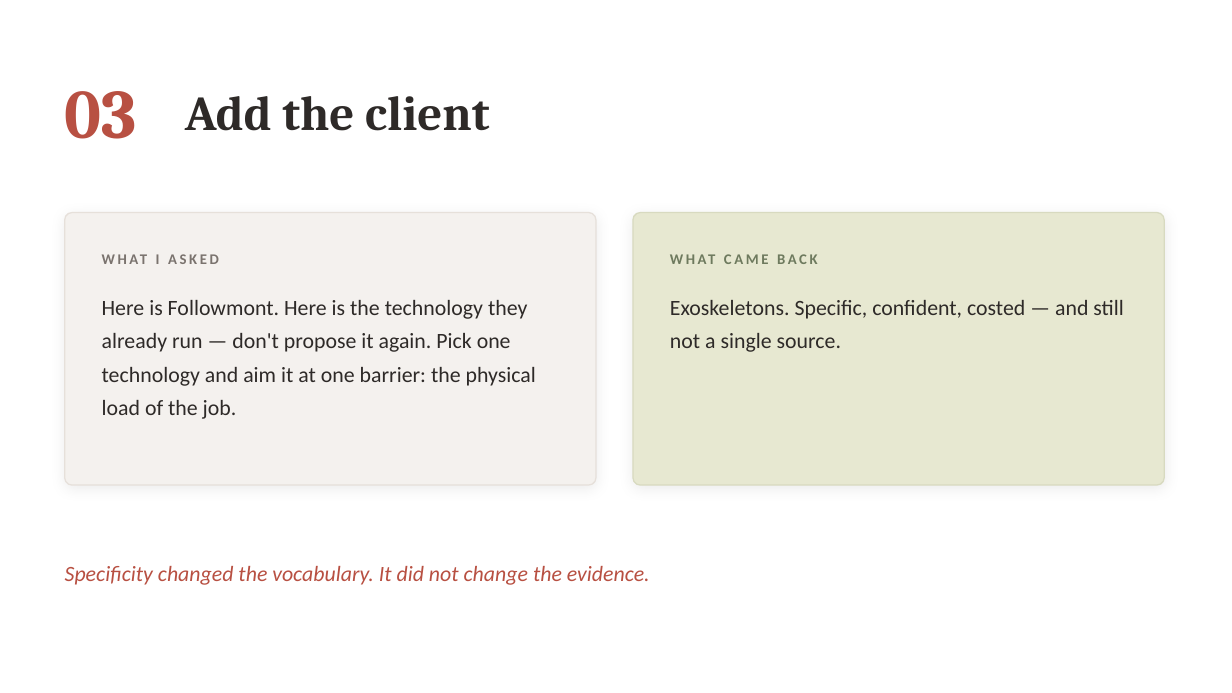
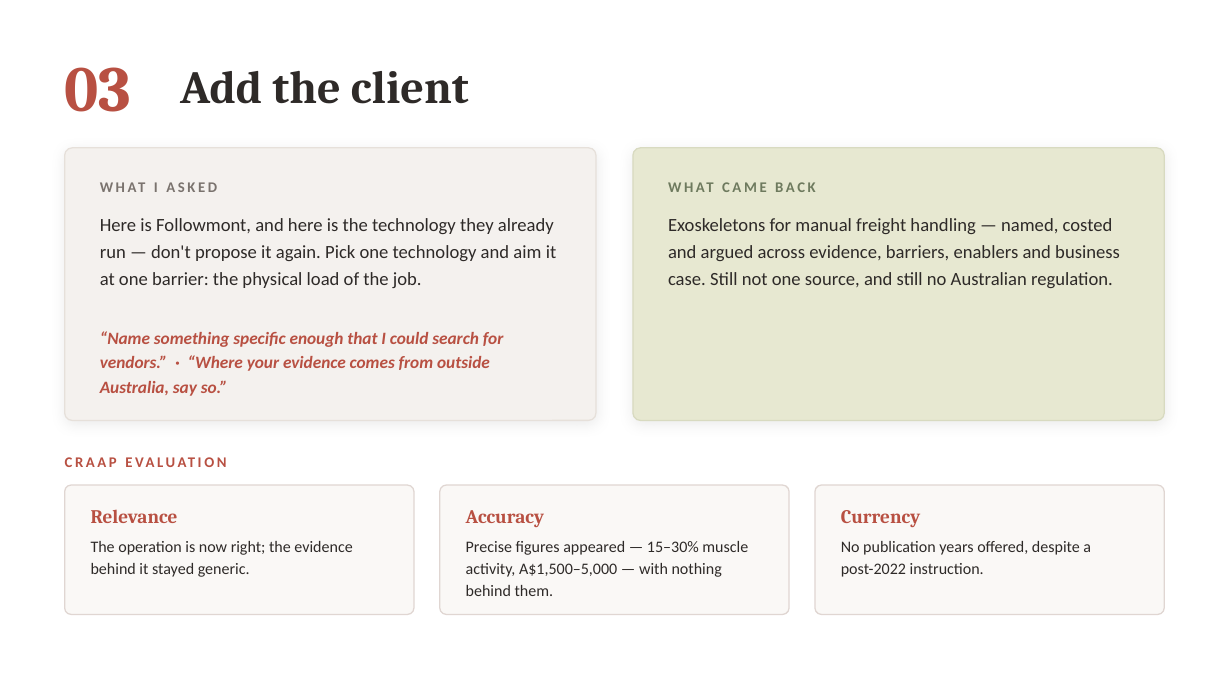
Before and after one commit to danielfrancogomez-wq/My-computer-claude-code, a slide deck: slide 7 of Followmont-Prompt-Chain.pptx (slide 6 before the commit). Drawn at 1232x693 pixels with LibreOffice and Linux fonts; fonts in the diff are those of the drawing. Boxes give left, top, right and bottom in pixels: in the first picture for what was removed or moved away, otherwise in the second. Text is boxed around its words. In the diff, an @@ line names an element or a change of style, - is before the commit and + after.

```diff
--- a/Followmont-Prompt-Chain.pptx
+++ b/Followmont-Prompt-Chain.pptx
@@ text "03": place and size @@
-text "03" at <box>65,91,137,139</box>
+text "03" at <box>65,67,132,112</box>
@@ text "03" at <box>65,67,132,112</box>: size 54 to 50 pt @@
@@ text "Add the client": place and size @@
-text "Add the client" at <box>185,96,489,131</box>
+text "Add the client" at <box>180,71,469,104</box>
@@ text "Add the client" at <box>180,71,469,104</box>: size 38 to 36 pt @@
@@ rounded rectangle: place and size @@
-rounded rectangle at <box>65,213,596,485</box>
+rounded rectangle at <box>65,148,596,421</box>
@@ rounded rectangle: place and size @@
-rounded rectangle at <box>633,213,1165,485</box>
+rounded rectangle at <box>633,148,1165,421</box>
@@ text "WHAT I ASKED": place and size @@
-text "WHAT I ASKED" at <box>156,254,160,264</box>
+text "WHAT I ASKED" at <box>154,182,158,192</box>
@@ text "WHAT CAME BACK": place and size @@
-text "WHAT CAME BACK" at <box>670,245,1128,273</box>
+text "WHAT CAME BACK" at <box>668,174,1129,200</box>
@@ text at <box>100,218,557,288</box>: text changed; size 17 to 14.5 pt @@
-Here is Followmont. Here is the technology they already run — don't propose it again. Pick one technology and aim it at one barrier: the physical load of the job.
+Here is Followmont, and here is the technology they already run — don't propose it again. Pick one technology and aim it at one barrier: the physical load of the job.
@@ text at <box>668,218,1120,288</box>: text changed; size 17 to 14.5 pt @@
-Exoskeletons. Specific, confident, costed — and still not a single source.
+Exoskeletons for manual freight handling — named, costed and argued across evidence, barriers, enablers and business case. Still not one source, and still no Australian regulation.
@@ text added at <box>100,331,504,396</box>, 13.5 pt, text #B85042, bold, italic @@
+“Name something specific enough that I could search for vendors.” · “Where your evidence comes from outside Australia, say so.”
@@ text added at <box>65,448,619,476</box>, 11.5 pt, text #B85042, bold @@
+CRAAP EVALUATION
@@ rounded rectangle added at <box>65,485,414,615</box>, fill #FAF8F6, outline #E0D6D2 1 pt @@
@@ text added at <box>91,509,178,523</box>, 15 pt, text #B85042, bold @@
+Relevance
@@ rounded rectangle added at <box>440,485,789,615</box>, fill #FAF8F6, outline #E0D6D2 1 pt @@
@@ rounded rectangle added at <box>815,485,1165,615</box>, fill #FAF8F6, outline #E0D6D2 1 pt @@
@@ text added at <box>466,510,544,527</box>, 15 pt, text #B85042, bold @@
+Accuracy
@@ text added at <box>841,510,920,527</box>, 15 pt, text #B85042, bold @@
+Currency
@@ text removed at <box>65,566,650,585</box> @@
-Specificity changed the vocabulary. It did not change the evidence.
@@ text added at <box>91,541,352,577</box>, 12.5 pt, text #2E2A28 @@
+The operation is now right; the evidence behind it stayed generic.
@@ text added at <box>466,541,748,596</box>, 12.5 pt, text #2E2A28 @@
+Precise figures appeared — 15–30% muscle activity, A$1,500–5,000 — with nothing behind them.
@@ text added at <box>841,541,1091,577</box>, 12.5 pt, text #2E2A28 @@
+No publication years offered, despite a post-2022 instruction.
```
Also in this commit, not shown: 4 other slides changed, 6 slides added, 2 slides removed, 1 other file.
